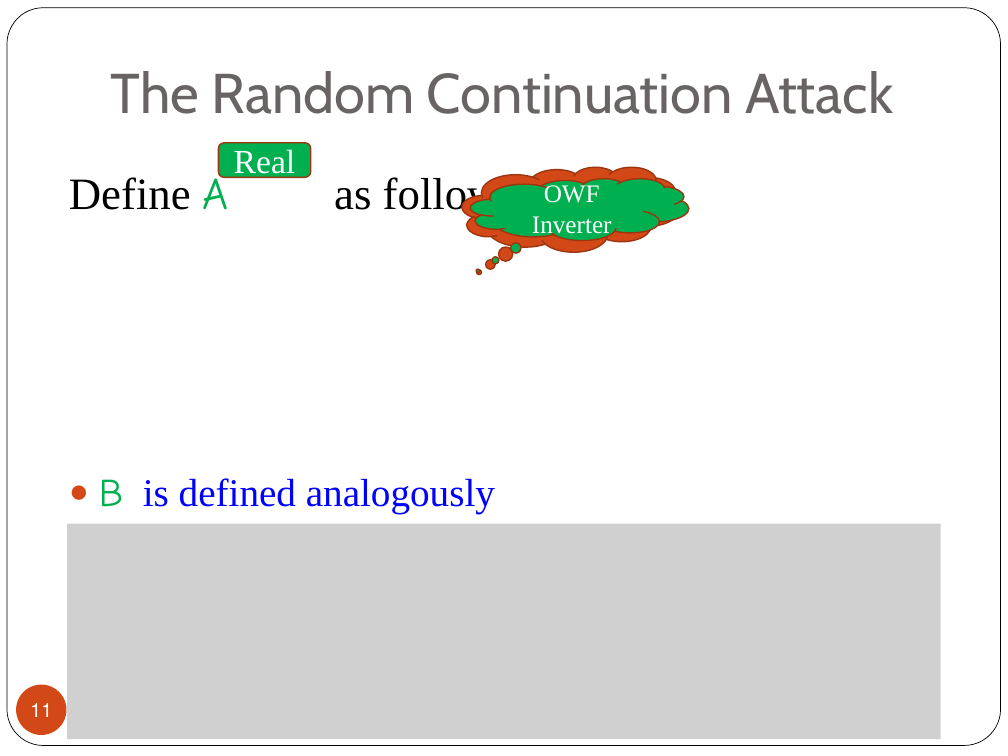
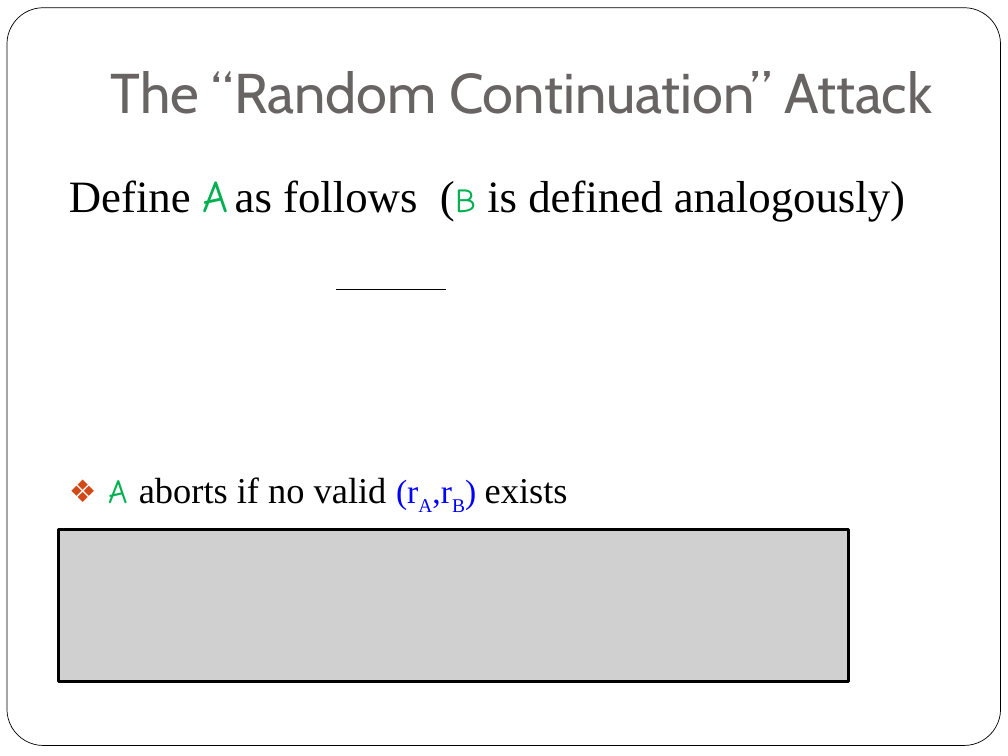
Before and after one commit to iftachh/MyHomepage, a slide deck: slide 10 of papers/CoinFlipping/Seminar.pptx (slide 11 before the commit). Drawn at 1008x756 pixels with LibreOffice and Linux fonts; fonts in the diff are those of the drawing; grey boxes stand for pictures; background and template pictures are left out. Boxes give left, top, right and bottom in pixels: in the first picture for what was removed or moved away, otherwise in the second. Text is boxed around its words. In the diff, an @@ line names an element or a change of style, - is before the commit and + after.

```diff
--- a/papers/CoinFlipping/Seminar.pptx
+++ b/papers/CoinFlipping/Seminar.pptx
@@ title at [111, 71, 932, 114]: text changed @@
-The Random Continuation Attack
+The “Random Continuation” Attack
@@ rounded rectangle removed at [219, 143, 311, 177] @@
-Real
@@ thought cloud removed at [462, 167, 680, 252] @@
-Ideal Sampler
@@ thought cloud removed at [471, 178, 689, 240] @@
-OWF Inverter
@@ text at [69, 180, 905, 504]: text changed; size 28 to 32 pt; text colour #0000FF to #000000 @@
-Define A as follows
-● B is defined analogously
+Define A as follows (B is defined analogously)
+❖ A aborts if no valid (rA,rB) exists
@@ line added from (337, 289) to (446, 289), #000000 1 pt @@
@@ picture: place and size @@
-picture at [68, 523, 941, 739]
+picture at [58, 529, 848, 681]
@@ page number removed at [16, 684, 67, 735] @@
-11
```
Also in this commit, not shown: 20 other slides changed, 1 slide added, 4 slides removed.
